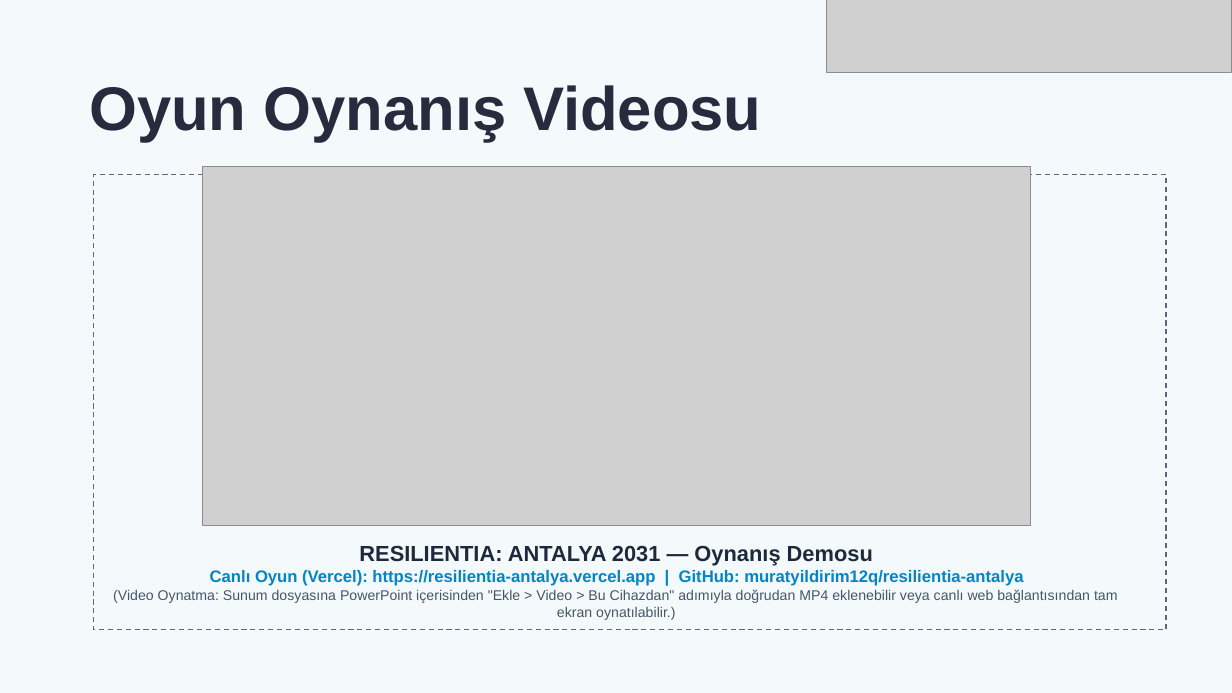
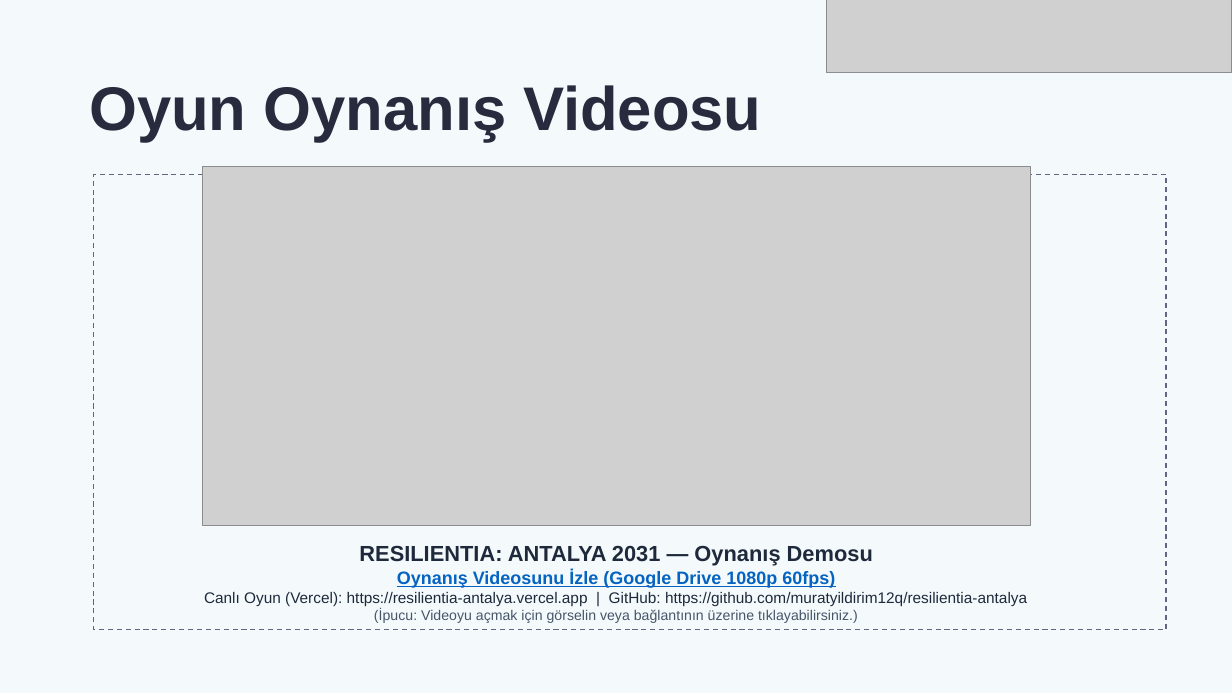
Before and after one commit to muratyildirim12q/resilientia-antalya, a slide deck: slide 5 of RESILIENTIA_ANTALYA_2031_SUNUM.pptx. Drawn at 1232x693 pixels with LibreOffice and Linux fonts; fonts in the diff are those of the drawing; grey boxes stand for pictures. Boxes give left, top, right and bottom in pixels: in the first picture for what was removed or moved away, otherwise in the second. Text is boxed around its words. In the diff, an @@ line names an element or a change of style, - is before the commit and + after.

Commit message:
feat: entegre google drive oynanis videosu ve sunum guncellemesi

```diff
--- a/RESILIENTIA_ANTALYA_2031_SUNUM.pptx
+++ b/RESILIENTIA_ANTALYA_2031_SUNUM.pptx
@@ text at box(204, 570, 1027, 623): text changed; size 11 to 12 pt; text colour #475569 to #1E293B @@
-Canlı Oyun (Vercel): https://resilientia-antalya.vercel.app | GitHub: muratyildirim12q/resilientia-antalya
-(Video Oynatma: Sunum dosyasına PowerPoint içerisinden "Ekle > Video > Bu Cihazdan" adımıyla doğrudan MP4 eklenebilir veya canlı web bağlantısından tam ekran oynatılabilir.)
+Oynanış Videosunu İzle (Google Drive 1080p 60fps)
+Canlı Oyun (Vercel): https://resilientia-antalya.vercel.app | GitHub: https://github.com/muratyildirim12q/resilientia-antalya
+(İpucu: Videoyu açmak için görselin veya bağlantının üzerine tıklayabilirsiniz.)
```
Also in this commit, not shown: 1 other slide changed, 4 other files.
